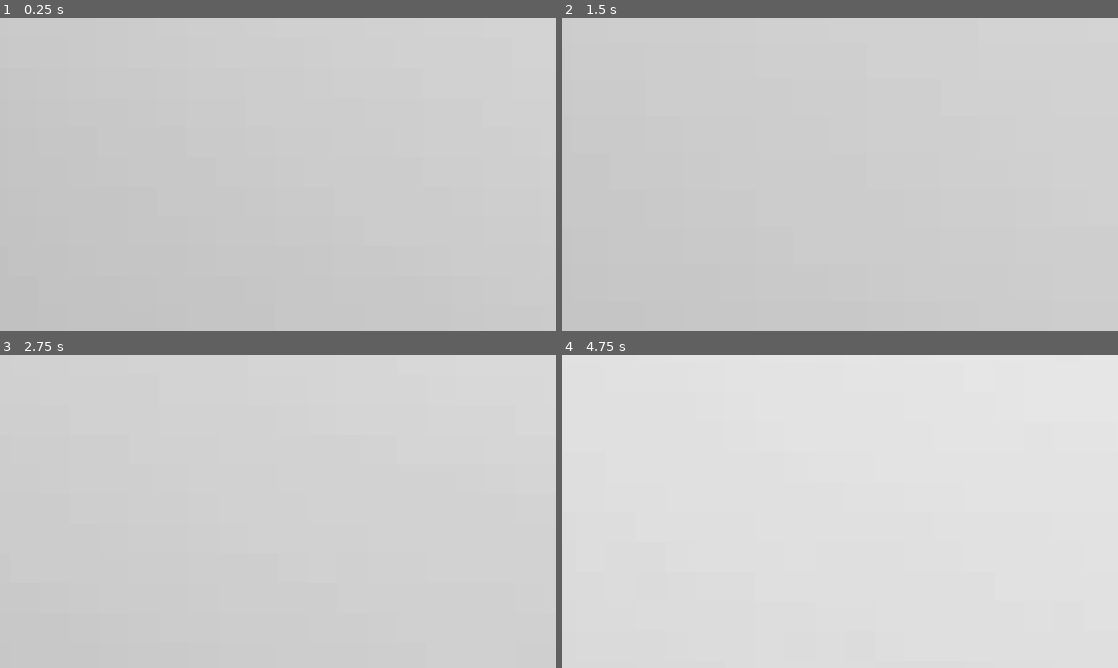
Above: before the commit, frames 1-4 (two rows, left to right).
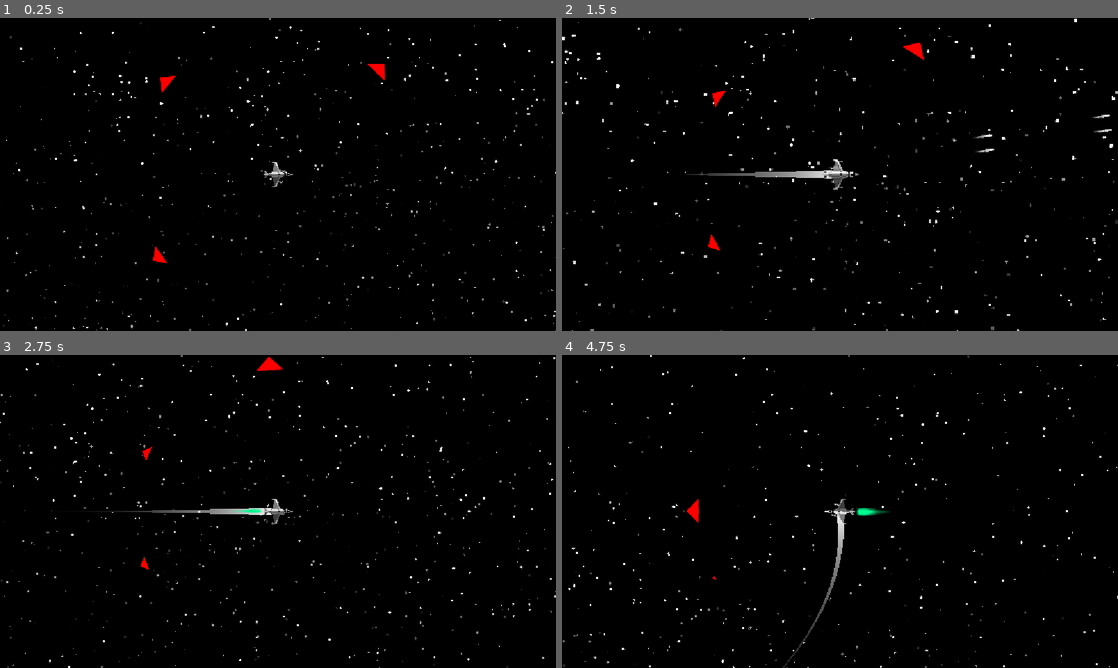
Above: after the commit, the same moments.

Repository: Proof-by-Combat/orbit-simulation
Game: Godot game, scene res://levels/space.tscn
The game is run twice, just before and just after one commit, with the same random seed, the same clock (stepped at 60 frames per second) and the same inputs.
Inputs (mouse positions are in pixels of both pictures, inside the frame that each line leads up to):
- Up to frame 1 (0.25 s): no input
- Up to frame 2 (1.5 s): tap Enter at 0.5 s; move the mouse to (962, 158) at 0.52 s; press the mouse at (962, 158) at 0.53 s; hold D (move_right) 0.53-1.28 s; move the mouse to (728, 190) at 1.27 s; release the mouse at (728, 190) at 1.28 s; hold Shift (brake) from 1.28 s (still down); tap Mouse wheel up (zoom_in) at 1.35 s
- Up to frame 3 (2.75 s): move the mouse to (333, 442) at 2.02 s; release Shift (brake) at 2.03 s; hold D (move_right) from 2.03 s (still down); tap Mouse wheel down (zoom_out) at 2.1 s
- Up to frame 4 (4.75 s): move the mouse to (812, 574) at 2.77 s; release D (move_right) at 2.78 s; hold W (move_up) 2.78-3.53 s; click (812, 574) at 2.85 s; move the mouse to (1006, 558) at 3.52 s; hold A (move_left) from 3.53 s (still down); tap Mouse wheel up (zoom_in) at 3.6 s; move the mouse to (673, 464) at 4.27 s; tap Mouse wheel down (zoom_out) at 4.35 s

The runs differ from the first frame. In frame 1, 100% of the frame differs, in the area x 0-100%, y 0-100%; in frame 2, 100%; in frame 3, 100%; in frame 4, 100%.

Commit message:
Radius now adjusts the scale in editor. Also fixed path to not rotate planet.

Diff:
--- a/scenes/planet/planet.gd
+++ b/scenes/planet/planet.gd
@@ -16,7 +16,9 @@
 @export var data_planet_name: String = "PlaceHolder"
 
 @onready var _sprite: Sprite2D = $"Sprite2D"
-@onready var _collision: Area2D = $"HitZone"
+@onready var _hitZone: Area2D = $"HitZone"
+@onready var _collision: CollisionShape2D = $"CollisionShape2D"
+@onready var _on_screen: VisibleOnScreenNotifier2D = $"OnScreen"
 
 
 @warning_ignore("unused_private_class_variable")
@@ -24,7 +26,7 @@
 
 var path: PathFollow2D = null
 var _guard: bool = false
-const POINTS_IN_PATH: int = 1000
+const POINTS_IN_PATH: int = 50
 
 func _set_mass(value: float):
 	super(value)
@@ -44,15 +46,17 @@
 
 func _set_radius(value: float):
 	super(value)
+
 	if _guard:
 		return
 	_guard = true
+	if !is_node_ready():
+		await ready
 	mass = (4.0 / 3.0) * radius * radius * radius * PI * density
-	scale = Vector2(radius, radius)
-	for child in get_children():
-		if child is Planet or child is VisibleOnScreenEnabler2D or child is Path2D:
-			child.scale = Vector2(1 / radius, 1 / radius)
-
+	_sprite.scale = Vector2(radius, radius)
+	_collision.scale = Vector2(radius, radius)
+	_hitZone.scale = Vector2(radius, radius)
+	_on_screen.scale = Vector2(radius, radius)
 	_guard = false
 
 func _ready() -> void:
@@ -64,14 +68,13 @@
 
 		if _texture:
 			_sprite.texture = _texture
-		var spriteWidth: float = _sprite.get_rect().size.x
-		radius = scale.x * spriteWidth / 2
+#		var spriteWidth: float = _sprite.get_rect().size.x
+#		radius = scale.x * spriteWidth / 2
 
 func _process(delta: float) -> void:
 	if not Engine.is_editor_hint():
 		if path != null:
 			path.progress_ratio += delta * orbit_speed
-			_sprite.global_rotation = 0
 
 func handle_child_planets():
 	if get_parent() is Planet:
@@ -85,6 +88,7 @@
 		add_sibling.call_deferred(path_ref)
 		path_ref.add_child(follow_ref)
 		path_ref.curve = generate_path(POINTS_IN_PATH)
+		follow_ref.rotates = false
 		follow_ref.add_child(remote)
 
 		path = follow_ref
--- a/scenes/planet/planet.tscn
+++ b/scenes/planet/planet.tscn
@@ -12,6 +12,8 @@
 collision_mask = 0
 script = ExtResource("1_q7o7h")
 _texture = ExtResource("2_q7o7h")
+density = 1.0
+mass = 4.1887902047863905
 
 [node name="Sprite2D" type="Sprite2D" parent="." unique_id=61423078]
 texture = ExtResource("2_q7o7h")
